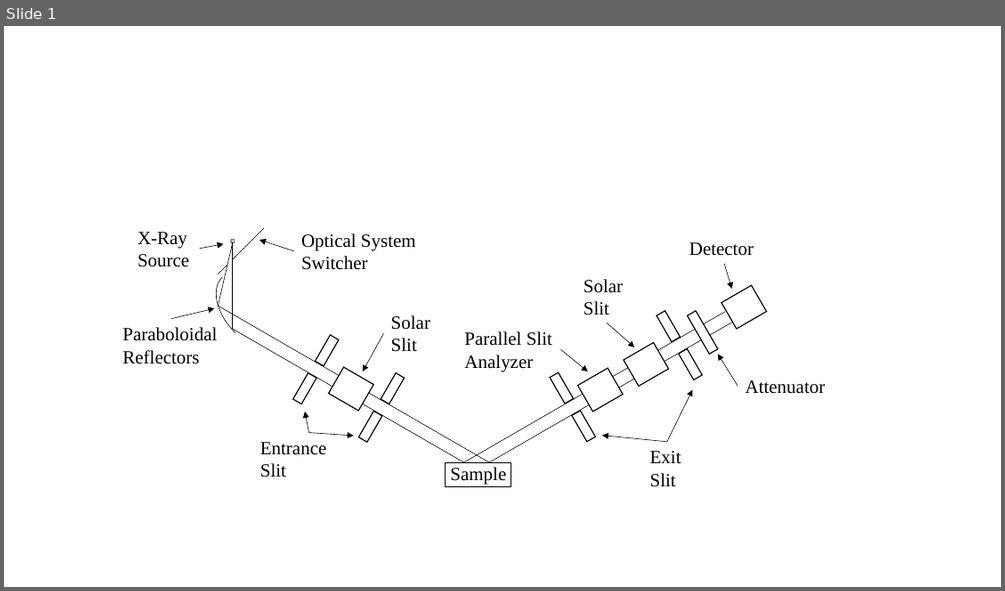
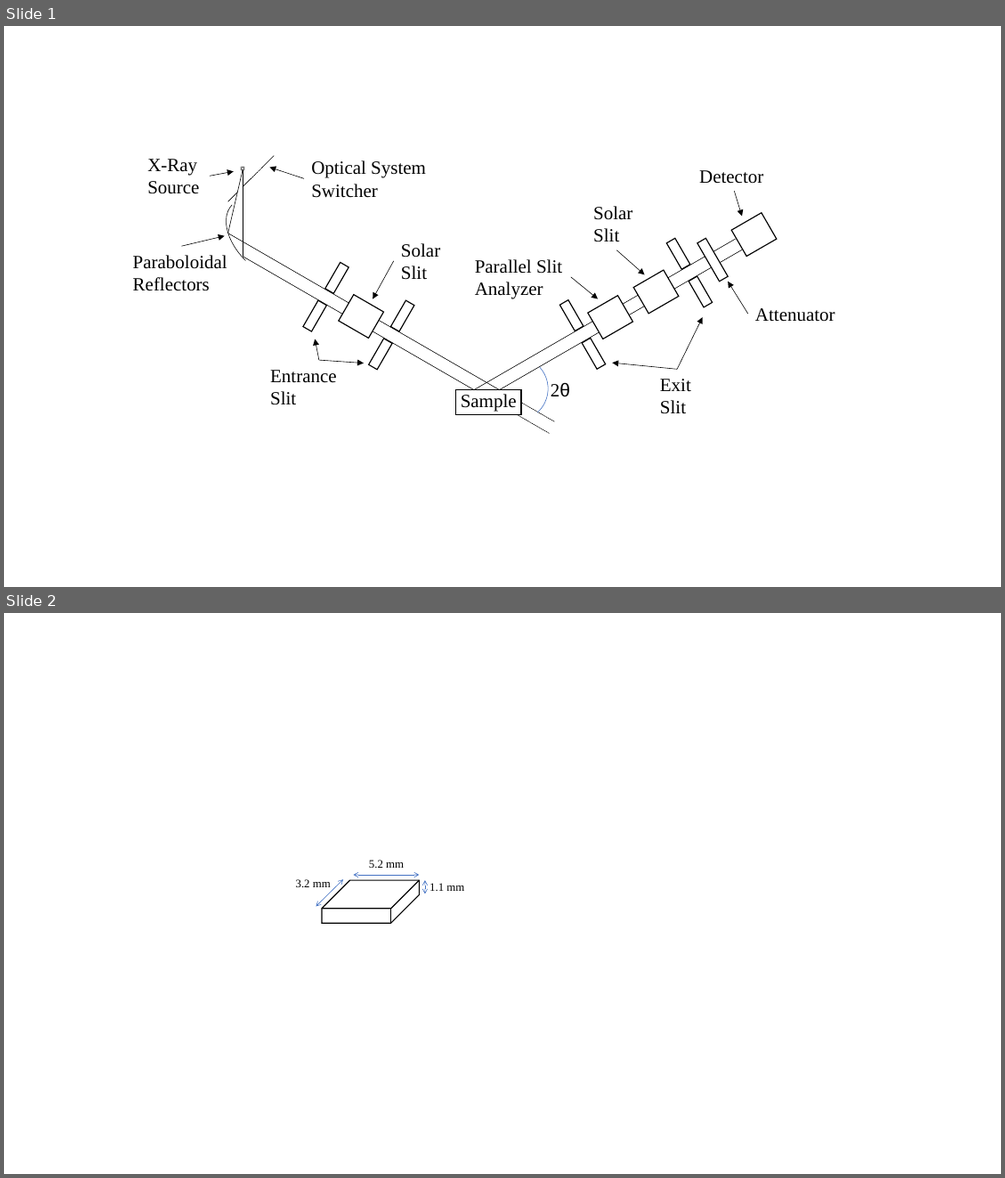
Before and after one commit to akican26/XRD, a slide deck: figure.pptx. Shown one above the other, each under a label of ours: slide 1 before the commit, slides 1 and 2 after it. The pictures are 1005x591 and 1005x1178 pixels, drawn with LibreOffice and Linux fonts; fonts in the diff are those of the drawing. Boxes give left, top, right and bottom in pixels: in the first picture for what was removed or moved away, otherwise in the second. Text is boxed around its words. In the diff, an @@ line names an element or a change of style, - is before the commit and + after.

```diff
--- a/figure.pptx
+++ b/figure.pptx
@@ slide 2 added at [4, 613, 1001, 1174], background #FFFFFF @@
@@ text added at [296, 879, 331, 887], 11 pt, text #000000 @@
+3.2 mm
@@ double arrow added from (343, 879) to (316, 906), #4472C4 0.5 pt @@
@@ double arrow added from (419, 875) to (353, 875), #4472C4 0.5 pt @@
@@ text added at [369, 860, 404, 868], 11 pt, text #000000 @@
+5.2 mm
@@ cube added at [322, 880, 419, 923], outline #000000 1 pt @@
@@ double arrow added from (425, 894) to (425, 880), #4472C4 0.5 pt @@
@@ text added at [429, 883, 464, 891], 11 pt, text #000000 @@
+1.1 mm
@@ slide 1 changed as well @@
@@ arc (boxed as its full ellipse) added at [471, 343, 562, 435], outline #4472C4 0.5 pt @@
@@ 14 rectangles, 12 arrows, 11 texts, 10 lines, 1 cross, 1 arc (boxed as its full ellipse): place and size @@
-14 rectangles, 12 arrows, 11 texts, 10 lines, 1 cross, 1 arc (boxed as its full ellipse) at [122, 228, 825, 487]
+14 rectangles, 12 arrows, 11 texts, 10 lines, 1 cross, 1 arc (boxed as its full ellipse) at [133, 155, 835, 414]
@@ rectangle at [455, 389, 521, 414]: fill none to #FFFFFF @@
@@ line added from (554, 421) to (509, 395), #000000 0.5 pt dashed @@
@@ text added at [550, 383, 570, 396], 18 pt, text #000000 @@
+2θ
@@ line added from (550, 434) to (492, 400), #000000 0.5 pt dashed @@
```
Also in this commit, not shown: 2 other slides added, 16 other files.
